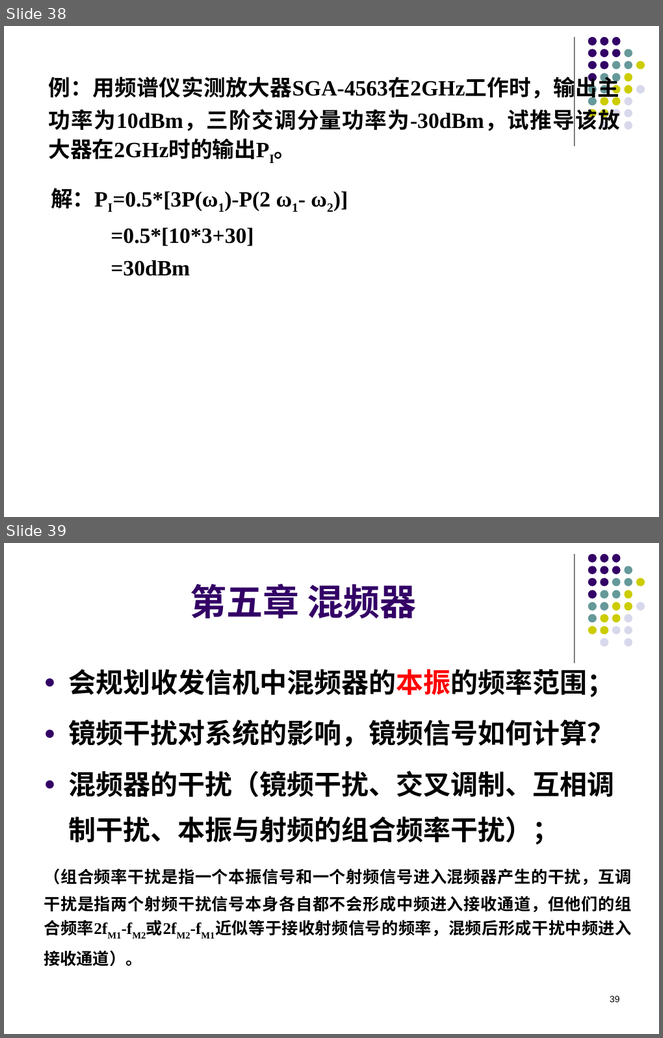
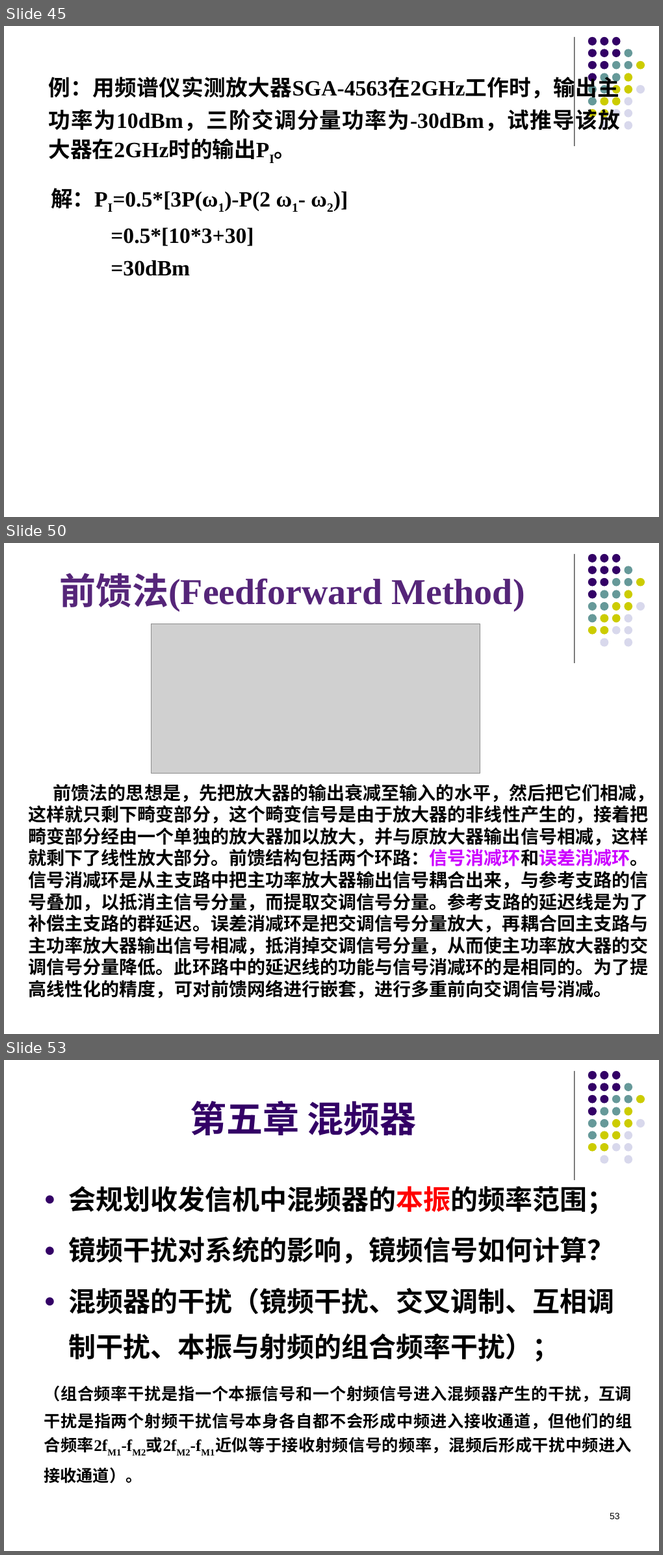
Before and after one commit to lyMeiSEU/ly_schoolhelper, a slide deck: 通信电子/复习.pptx. Shown one above the other, each under a label of ours: slides 38 and 39 before the commit, slides 45, 50 and 53 after it; the slides between them are not shown. The pictures are 663x1038 and 663x1555 pixels, drawn with LibreOffice and Linux fonts; fonts in the diff are those of the drawing; grey boxes stand for pictures; background and template pictures are left out. Boxes give left, top, right and bottom in pixels: in the first picture for what was removed or moved away, otherwise in the second. Text is boxed around its words. In the diff, an @@ line names an element or a change of style, - is before the commit and + after.

```diff
--- a/通信电子/复习.pptx
+++ b/通信电子/复习.pptx
@@ slide 50 added at <box>4,543,659,1034</box>, background #FFFFFF; not listed: 32 template elements that a slide beside it also shows @@
@@ title added at <box>60,573,525,612</box>, 40 pt, text #552579, bold @@
+前馈法(Feedforward Method)
@@ picture added at <box>151,624,480,773</box> @@
@@ text added at <box>29,784,655,999</box>, 20 pt, text #000000, bold @@
+前馈法的思想是，先把放大器的输出衰减至输入的水平，然后把它们相减，这样就只剩下畸变部分，这个畸变信号是由于放大器的非线性产生的，接着把畸变部分经由一个单独的放大器加以放大，并与原放大器输出信号相减，这样就剩下了线性放大部分。前馈结构包括两个环路：信号消减环和误差消减环。信号消减环是从主支路中把主功率放大器输出信号耦合出来，与参考支路的信号叠加，以抵消主信号分量，而提取交调信号分量。参考支路的延迟线是为了补偿主支路的群延迟。误差消减环是把交调信号分量放大，再耦合回主支路与主功率放大器输出信号相减，抵消掉交调信号分量，从而使主功率放大器的交调信号分量降低。此环路中的延迟线的功能与信号消减环的是相同的。为了提高线性化的精度，可对前馈网络进行嵌套，进行多重前向交调信号消减。
@@ what was slide 38 is now slide 45 @@
@@ what was slide 39 is now slide 53 @@
@@ page number at <box>610,1513,620,1520</box>: text changed @@
-39
+53
```
Also in this commit, not shown: 8 slides changed, 17 other slides added, 1 slide removed, 2 other files.
